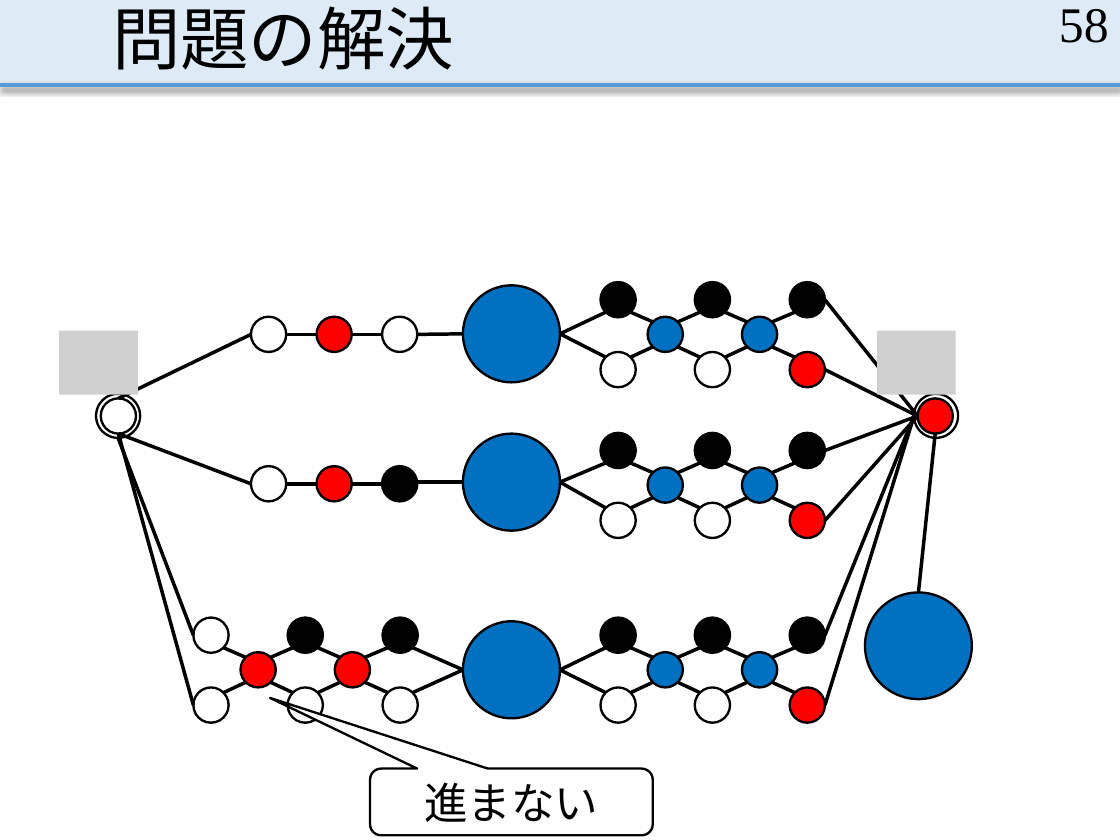
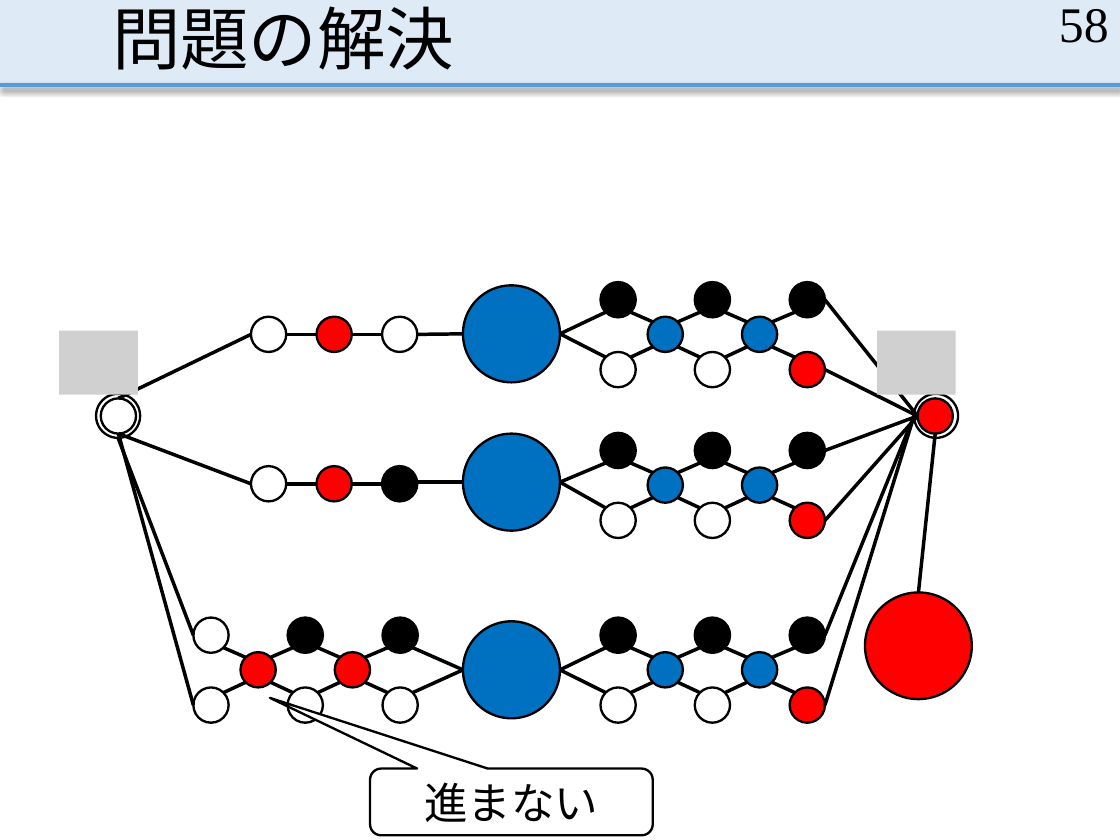
Before and after one commit to MasayaOda/SR, a slide deck: slide 58 of 191120oda.pptx. Drawn at 1120x840 pixels with LibreOffice and Linux fonts; fonts in the diff are those of the drawing; grey boxes stand for pictures. Boxes give left, top, right and bottom in pixels: in the first picture for what was removed or moved away, otherwise in the second. Text is boxed around its words. In the diff, an @@ line names an element or a change of style, - is before the commit and + after.

```diff
--- a/191120oda.pptx
+++ b/191120oda.pptx
@@ ellipse at [865,592,971,699]: fill #0070C0 to #FF0000 @@
```
Also in this commit, not shown: 13 other slides changed.
